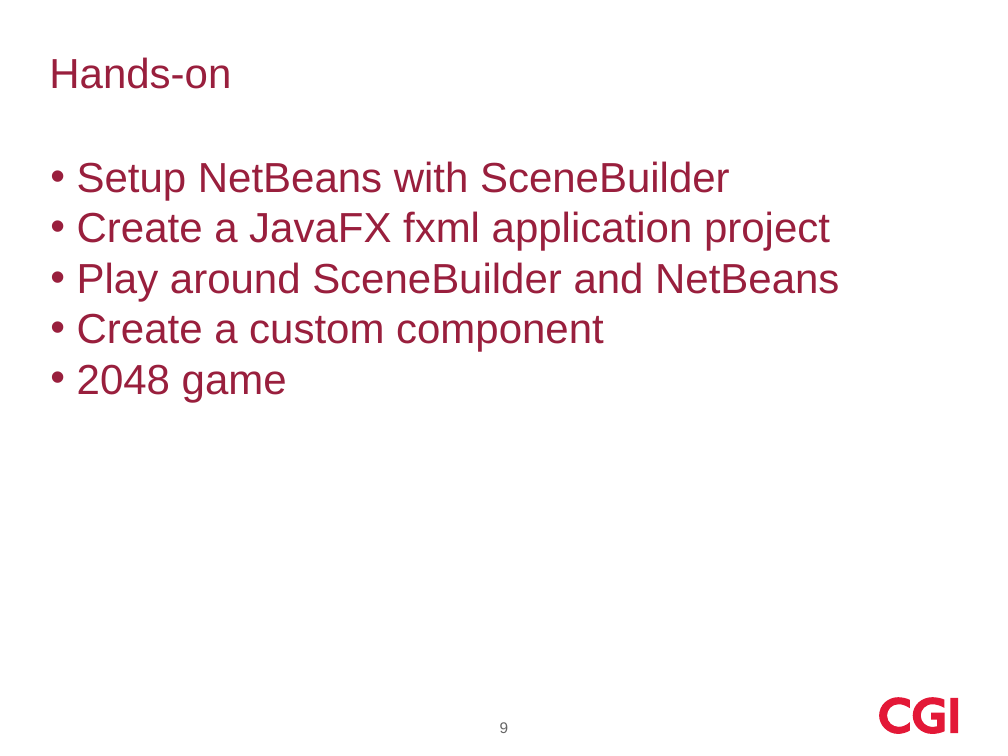
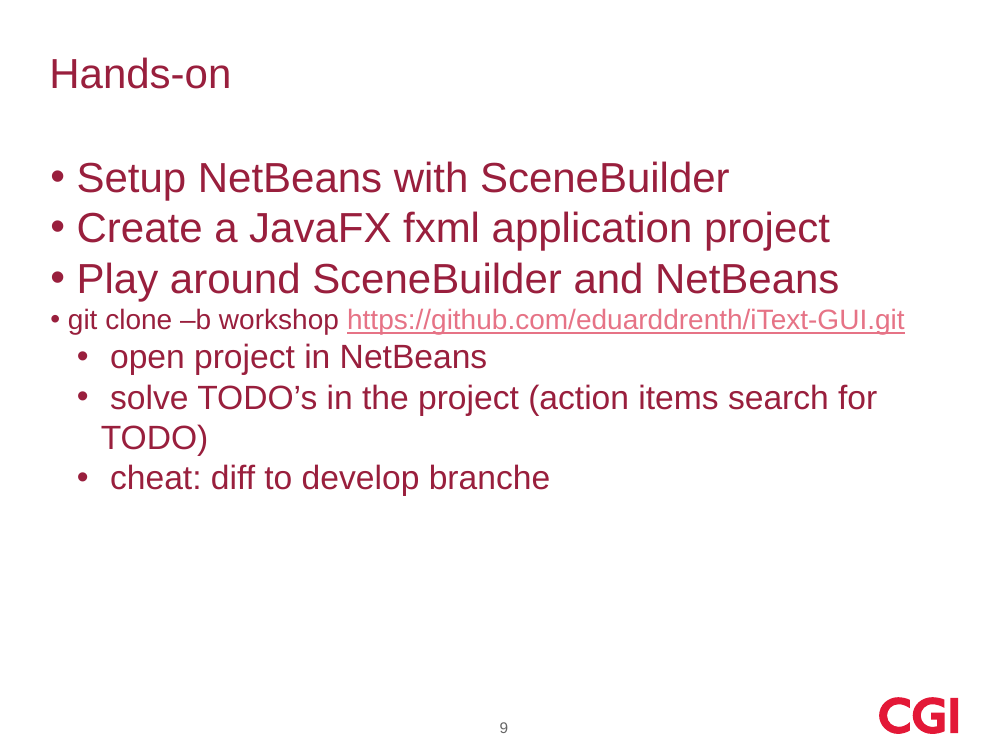
Before and after one commit to pczeeuw/fx_meetup, a slide deck: slide 9 of JavaFX meetup juli 2016.pptx. Drawn at 1008x756 pixels with LibreOffice and Linux fonts; fonts in the diff are those of the drawing; background and template pictures are left out. Boxes give left, top, right and bottom in pixels: in the first picture for what was removed or moved away, otherwise in the second. Text is boxed around its words. In the diff, an @@ line names an element or a change of style, - is before the commit and + after.

Commit message:
new ppt

```diff
--- a/JavaFX meetup juli 2016.pptx
+++ b/JavaFX meetup juli 2016.pptx
@@ text at <box>68,308,905,496</box>: text changed; size 30 to 24 pt @@
-• Create a custom component
-• 2048 game
+• git clone –b workshop https://github.com/eduarddrenth/iText-GUI.git
+  • open project in NetBeans
+  • solve TODO’s in the project (action items search for TODO)
+  • cheat: diff to develop branche
```
